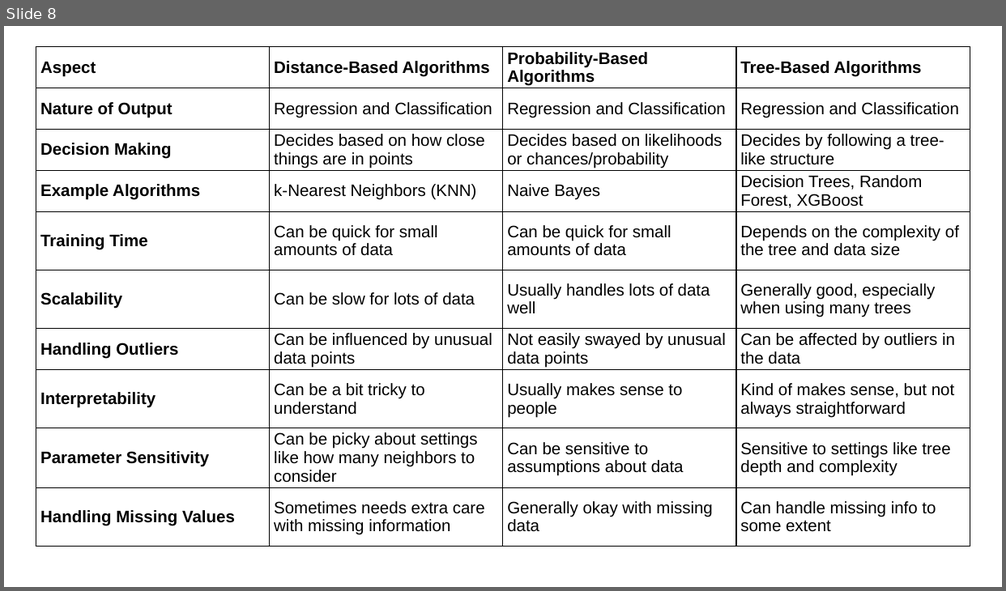
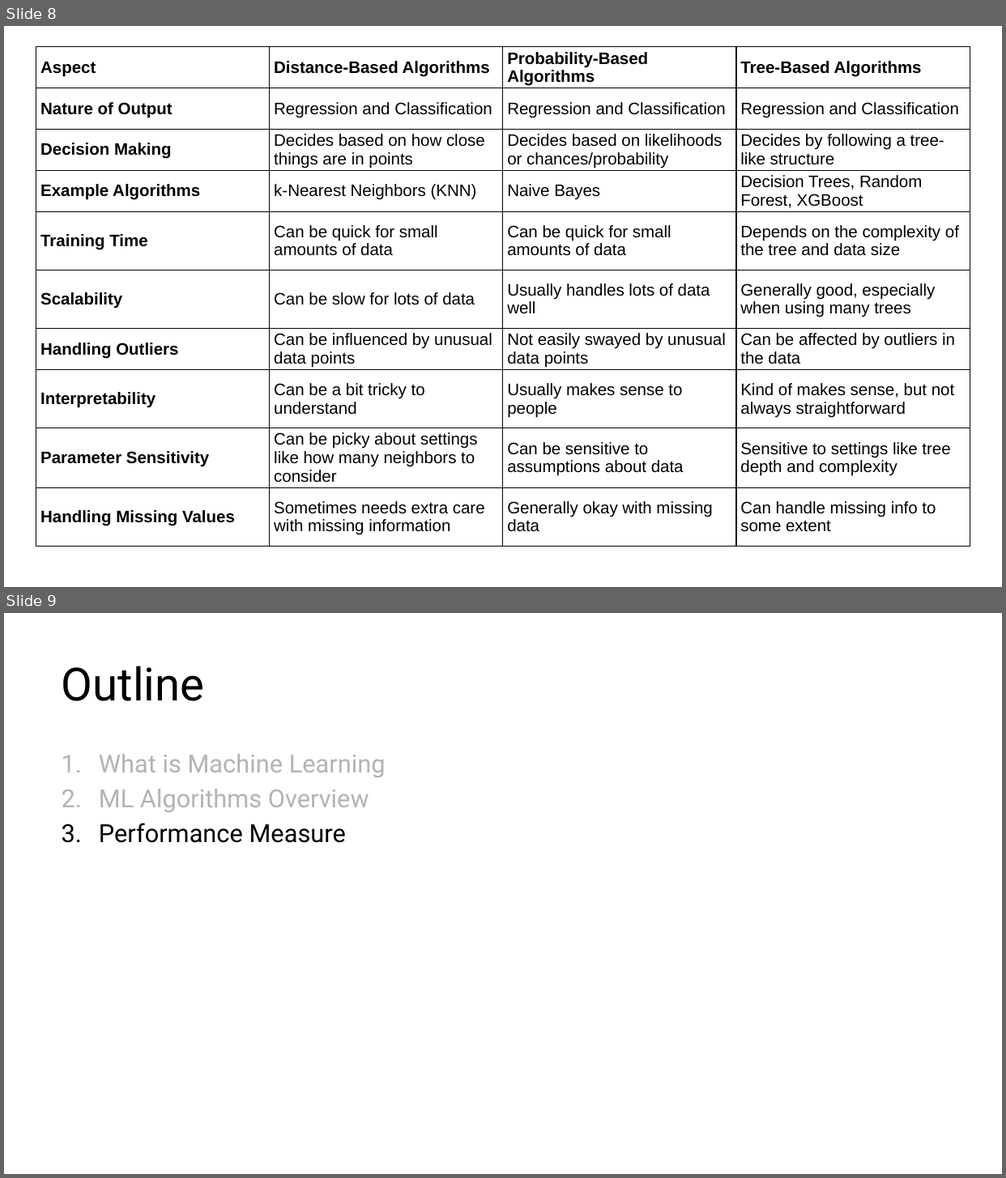
Before and after one commit to kershrita/Data-Science-Roadmap, a slide deck: slides/Session 07 - Machine Learning Overview.pptx. Shown one above the other, each under a label of ours: slide 8 before the commit, slides 8 and 9 after it. The pictures are 1006x591 and 1006x1178 pixels, drawn with LibreOffice and Linux fonts; fonts in the diff are those of the drawing. Boxes give left, top, right and bottom in pixels: in the first picture for what was removed or moved away, otherwise in the second. Text is boxed around its words. In the diff, an @@ line names an element or a change of style, - is before the commit and + after.

```diff
--- a/slides/Session 07 - Machine Learning Overview.pptx
+++ b/slides/Session 07 - Machine Learning Overview.pptx
@@ slide 9 added at box(4, 613, 1002, 1174), background #FFFFFF @@
@@ title added at box(62, 666, 205, 701), 44 pt, text #000000 @@
+Outline
@@ text added at box(99, 754, 386, 843), 24 pt, text #B3B3B3 @@
+1. What is Machine Learning
+2. ML Algorithms Overview
+3. Performance Measure
```
Also in this commit, not shown: 3 slides changed, 1 other slide added.
